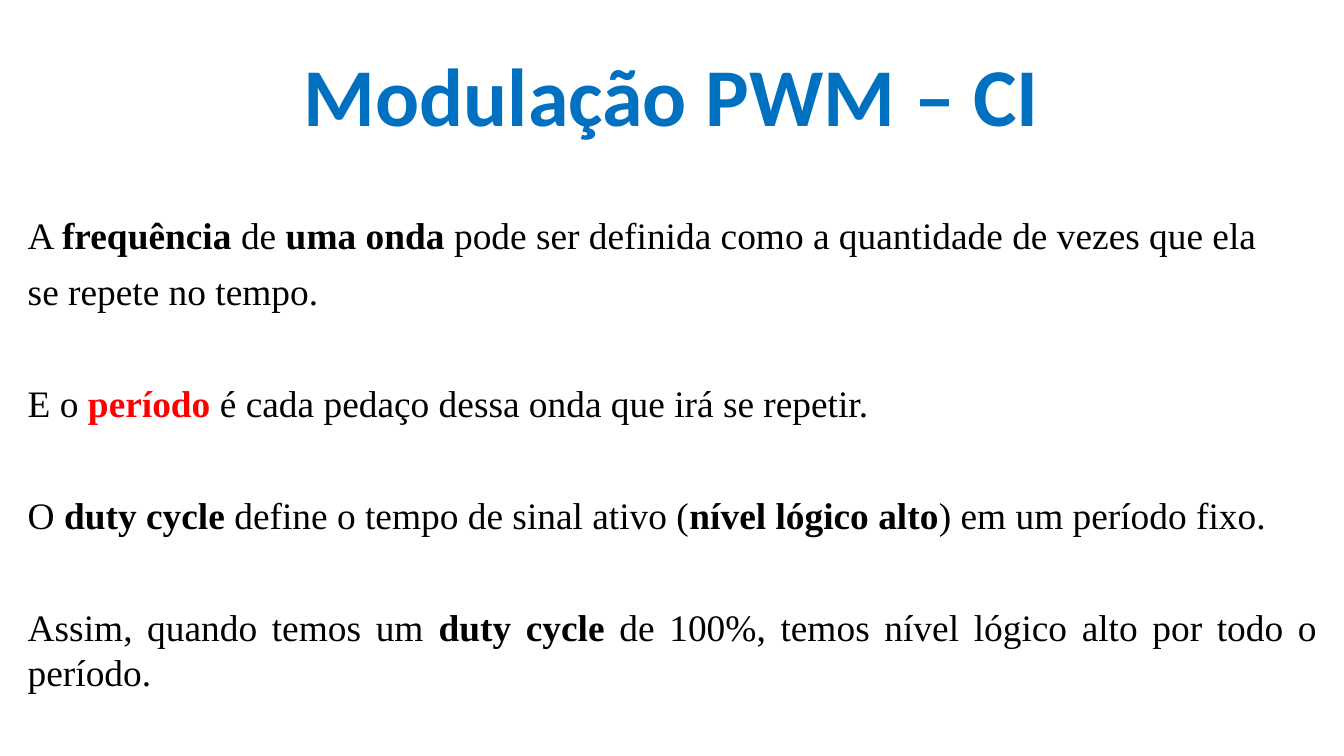
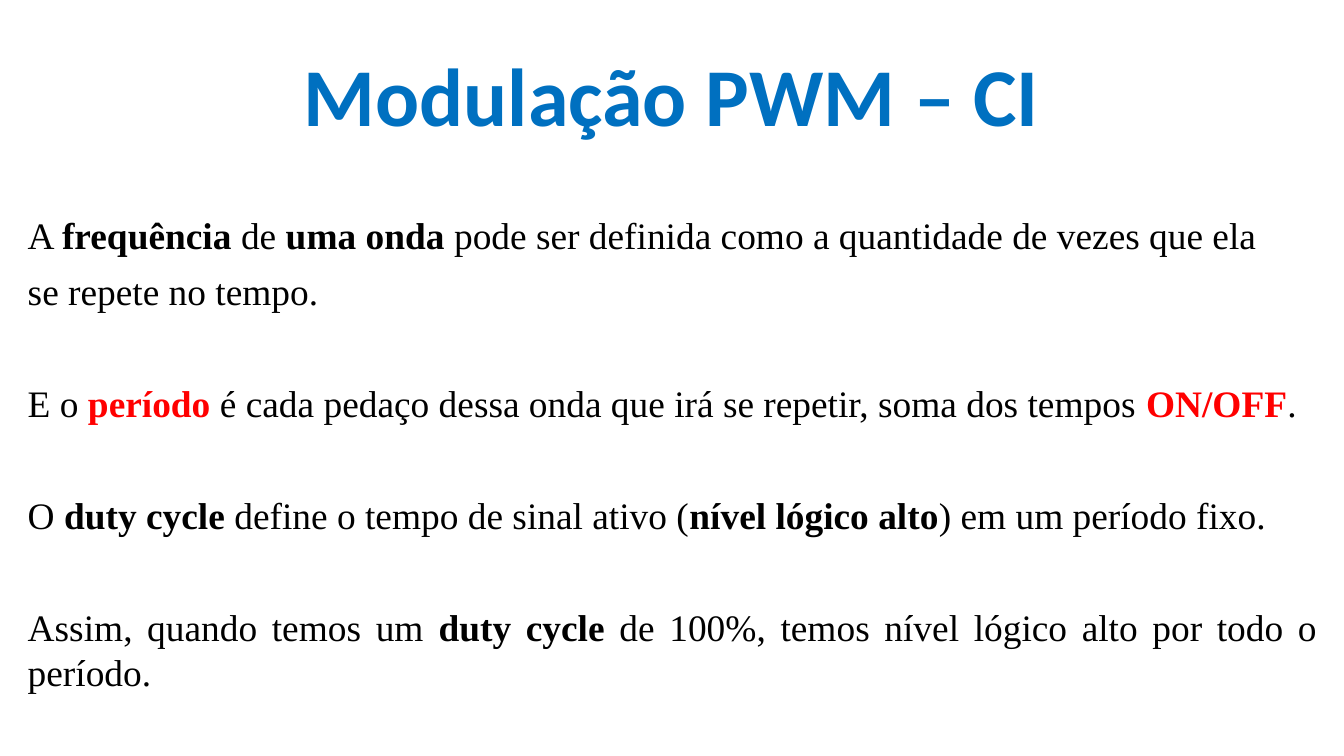
Before and after one commit to CloudEducationBrazil/WydenArea1ProgramacaoMicrocontroladores, a slide deck: slide 20 of 01 Classes/Aula 06 - Programação Microcontroladores - Periféricos Integrados - Temporizadores e PWM.pptx. Drawn at 1344x756 pixels with LibreOffice and Linux fonts; fonts in the diff are those of the drawing; background and template pictures are left out. Boxes give left, top, right and bottom in pixels: in the first picture for what was removed or moved away, otherwise in the second. Text is boxed around its words. In the diff, an @@ line names an element or a change of style, - is before the commit and + after.

```diff
--- a/01 Classes/Aula 06 - Programação Microcontroladores - Periféricos Integrados - Temporizadores e PWM.pptx
+++ b/01 Classes/Aula 06 - Programação Microcontroladores - Periféricos Integrados - Temporizadores e PWM.pptx
@@ text at bbox=[28, 391, 1297, 424]: text changed @@
-E o período é cada pedaço dessa onda que irá se repetir.
+E o período é cada pedaço dessa onda que irá se repetir, soma dos tempos ON/OFF.
```
Also in this commit, not shown: 5 other slides changed.
